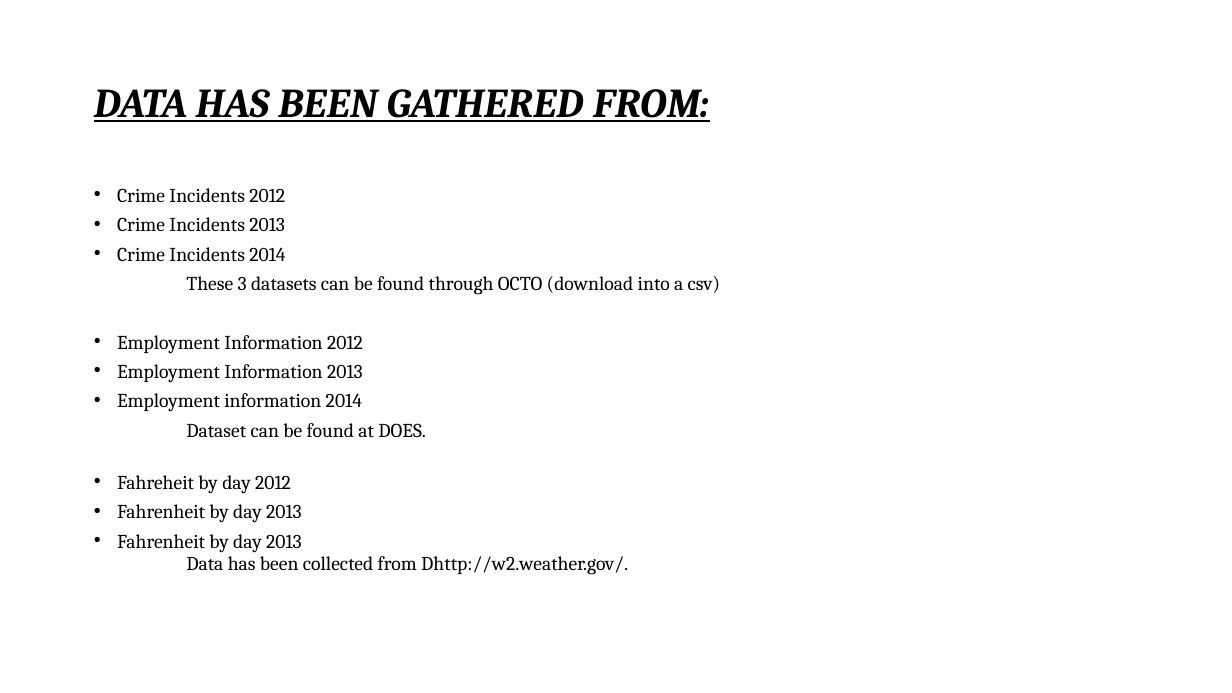
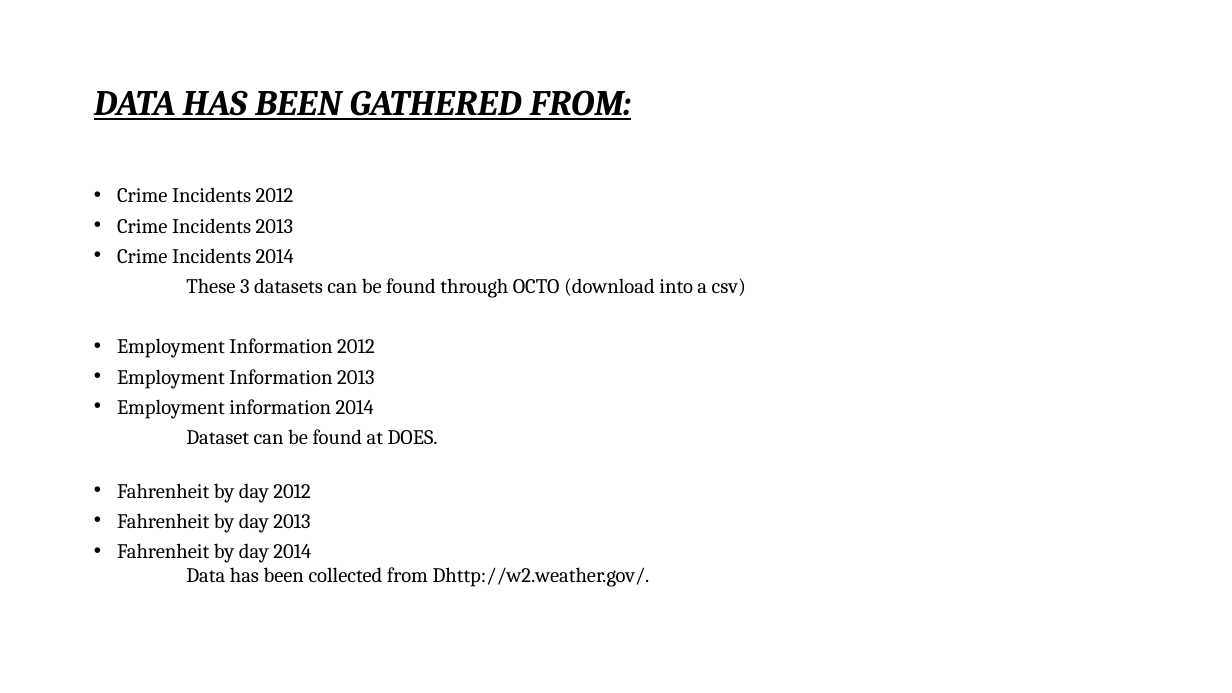
Before and after one commit to Yhuelcher/Crime-Project, a slide deck: slide 5 of Crime Prediction Project.pptx (slide 4 before the commit). Drawn at 1232x693 pixels with LibreOffice and Linux fonts; fonts in the diff are those of the drawing. Boxes give left, top, right and bottom in pixels: in the first picture for what was removed or moved away, otherwise in the second. Text is boxed around its words. In the diff, an @@ line names an element or a change of style, - is before the commit and + after.

```diff
--- a/Crime Prediction Project.pptx
+++ b/Crime Prediction Project.pptx
@@ title "DATA HAS BEEN GATHERED FROM:" at [94, 90, 631, 120]: size 32 to 28 pt @@
@@ text at [117, 187, 746, 587]: size 15.3 to 16.1 pt in "Crime Incidents 2012", "Crime Incidents 2013", "Crime Incidents 2014", "These 3 datasets can be found through ..." and 6 more places @@
@@ text at [117, 483, 311, 503]: text changed; size 15.3 to 16.1 pt @@
-• Fahreheit by day 2012
+• Fahrenheit by day 2012
@@ text at [117, 543, 311, 563]: text changed; size 15.3 to 16.1 pt @@
-• Fahrenheit by day 2013
+• Fahrenheit by day 2014
```
Also in this commit, not shown: 5 other slides changed, 6 slides added, 1 slide removed, 1 other file.
